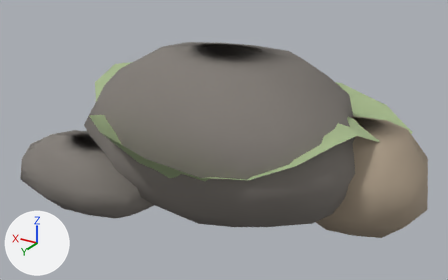
An edit to the glTF model assets/models/world/rocks.gltf, drawn before and after from the same camera.
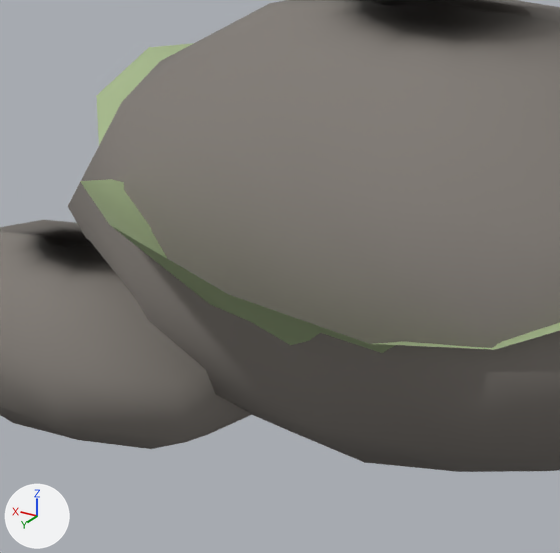
Old and new are each drawn whole from a camera (50 mm lens) standing at (-1.519, 2.574, 1.656) and looking at (0.007, 0.031, 0.385) and again close up on the part from 13% to 61% of the width and 16% to 92% of the height. Arrows for +X, +Y and +Z are at lower left; the lights stay in place. The older version's two pictures come first. Where no turn or scale is listed for an object, it has been applied to the vertices.

Script lines for the objects in view, before the commit:
```python
me_large_fractured_boulder = bpy.data.meshes.new('large fractured boulder')
me_large_fractured_boulder.from_pydata(...)  # 79 vertices, 132 faces; spans x -0.75..0.77, y -0.63..0.53, z -0.04..0.88
me_large_fractured_boulder.materials.append(mat_weathered_basalt)  # grey #817c76
me_lichen_strata_band = bpy.data.meshes.new('lichen strata band')
me_lichen_strata_band.from_pydata(...)  # 48 vertices, 48 faces; spans x -0.86..0.9, y -0.59..0.69, z 0.28..0.64
me_lichen_strata_band.materials.append(mat_lichen_highlight)  # greyish green #a6b88b
me_low_foreground_stone = bpy.data.meshes.new('low foreground stone')
me_low_foreground_stone.from_pydata(...)  # 42 vertices, 80 faces; spans x 0.187..1.089, y 0.067..0.642, z -0.02..0.38
me_low_foreground_stone.materials.append(mat_weathered_basalt)  # grey #817c76
ob_large_fractured_boulder = bpy.data.objects.new('large fractured boulder', me_large_fractured_boulder)
ob_large_fractured_boulder.location = (0.0, 0.0, 0.0)
ob_lichen_strata_band = bpy.data.objects.new('lichen strata band', me_lichen_strata_band)
ob_lichen_strata_band.location = (0.0, 0.0, 0.0)
ob_low_foreground_stone = bpy.data.objects.new('low foreground stone', me_low_foreground_stone)
ob_low_foreground_stone.location = (0.0, 0.0, 0.0)
```
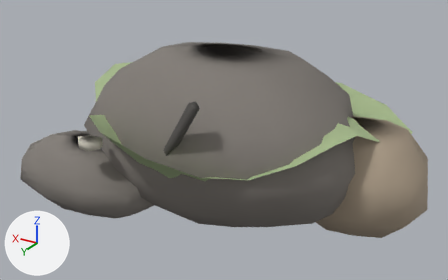
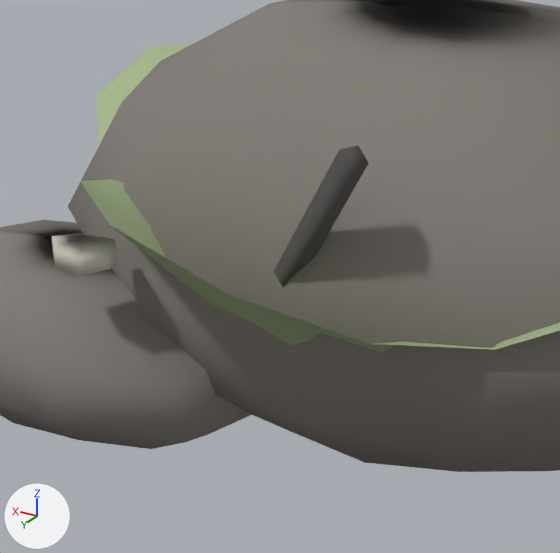
Changed parts and their boxes (x1, y1, x2, y2) in the close-ups (560 x 553 px):
```json
{"object": "dark fracture seam", "change": "added", "after": [274, 145, 368, 287]}
{"object": "quartz fleck chip", "change": "added", "after": [52, 233, 117, 275], "on screen": "pale yellow"}
```

The change, as JSON lines over the scene's bpy script:
```json
{"op": "add", "block": "mat_quartz_fleck_highlight", "code": ["mat_quartz_fleck_highlight = principled_material('quartz fleck highlight')", "mat_quartz_fleck_highlight.base_color = (0.72, 0.68, 0.58)  # pale yellow #ddd7c8", "mat_quartz_fleck_highlight.roughness = 0.72"]}
{"op": "add", "block": "mat_dark_fracture_seam", "code": ["mat_dark_fracture_seam = principled_material('dark fracture seam')", "mat_dark_fracture_seam.base_color = (0.08, 0.075, 0.07)  # dark grey #504d4b", "mat_dark_fracture_seam.roughness = 0.96"]}
{"op": "add", "block": "me_quartz_fleck_chip", "code": ["me_quartz_fleck_chip = bpy.data.meshes.new('quartz fleck chip')", "me_quartz_fleck_chip.from_pydata([(0.42, 0.58, 0.515), (0.4939, 0.58, 0.4975), (0.4523, 0.538, 0.4975), (0.383, 0.532, 0.4975), (0.3554, 0.58, 0.4975), (0.383, 0.628, 0.4975), (0.4523, 0.622, 0.4975), (0.4943, 0.58, 0.4625), (0.4521, 0.5383, 0.4625), (0.3828, 0.5317, 0.4625), (0.3558, 0.58, 0.4625), (0.3828, 0.6283, 0.4625), (0.4521, 0.6217, 0.4625), (0.42, 0.58, 0.445)], [], [(0, 1, 2), (0, 2, 3), (0, 3, 4), (0, 4, 5), (0, 5, 6), (0, 6, 1), (1, 7, 2), (2, 7, 8), (2, 8, 3), (3, 8, 9), (3, 9, 4), (4, 9, 10), (4, 10, 5), (5, 10, 11), (5, 11, 6), (6, 11, 12), (6, 12, 1), (1, 12, 7), (7, 13, 8), (8, 13, 9), (9, 13, 10), (10, 13, 11), (11, 13, 12), (12, 13, 7)])", "me_quartz_fleck_chip.materials.append(mat_quartz_fleck_highlight)  # pale yellow #ddd7c8"]}
{"op": "add", "block": "me_dark_fracture_seam", "code": ["me_dark_fracture_seam = bpy.data.meshes.new('dark fracture seam')", "me_dark_fracture_seam.from_pydata([(-0.174, 0.558, 0.791), (-0.16, 0.591, 0.791), (-0.186, 0.602, 0.769), (-0.2, 0.569, 0.769), (0.206, 0.398, 0.251), (0.22, 0.431, 0.251), (0.194, 0.442, 0.229), (0.18, 0.409, 0.229)], [], [(0, 4, 1), (1, 4, 5), (1, 5, 2), (2, 5, 6), (2, 6, 3), (3, 6, 7), (3, 7, 0), (0, 7, 4), (0, 1, 2), (0, 2, 3), (4, 7, 6), (4, 6, 5)])", "me_dark_fracture_seam.materials.append(mat_dark_fracture_seam)  # dark grey #504d4b"]}
{"op": "add", "block": "ob_quartz_fleck_chip", "code": ["ob_quartz_fleck_chip = bpy.data.objects.new('quartz fleck chip', me_quartz_fleck_chip)", "ob_quartz_fleck_chip.location = (0.0, 0.0, 0.0)"]}
{"op": "add", "block": "ob_dark_fracture_seam", "code": ["ob_dark_fracture_seam = bpy.data.objects.new('dark fracture seam', me_dark_fracture_seam)", "ob_dark_fracture_seam.location = (0.0, 0.0, 0.0)"]}
```
